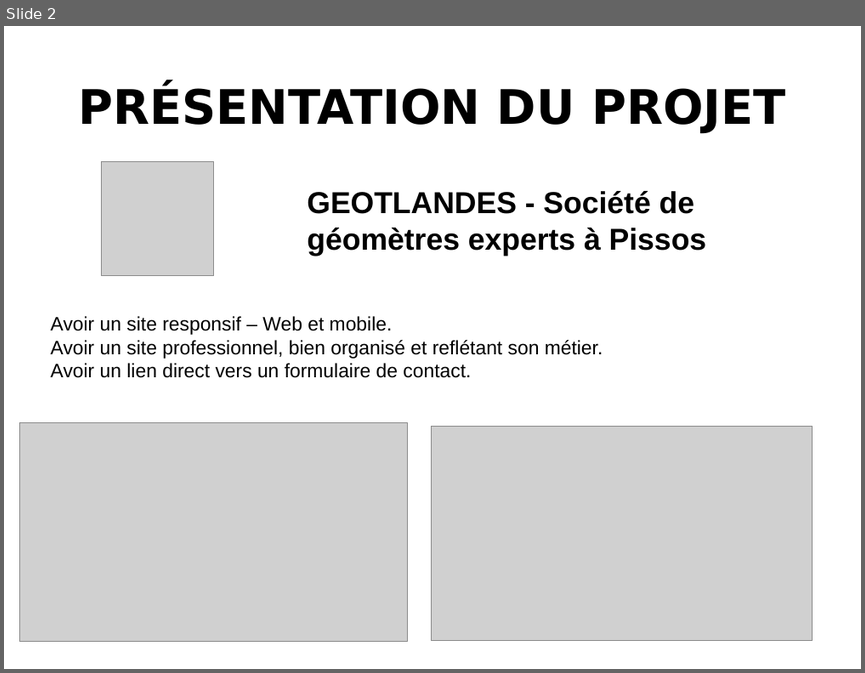
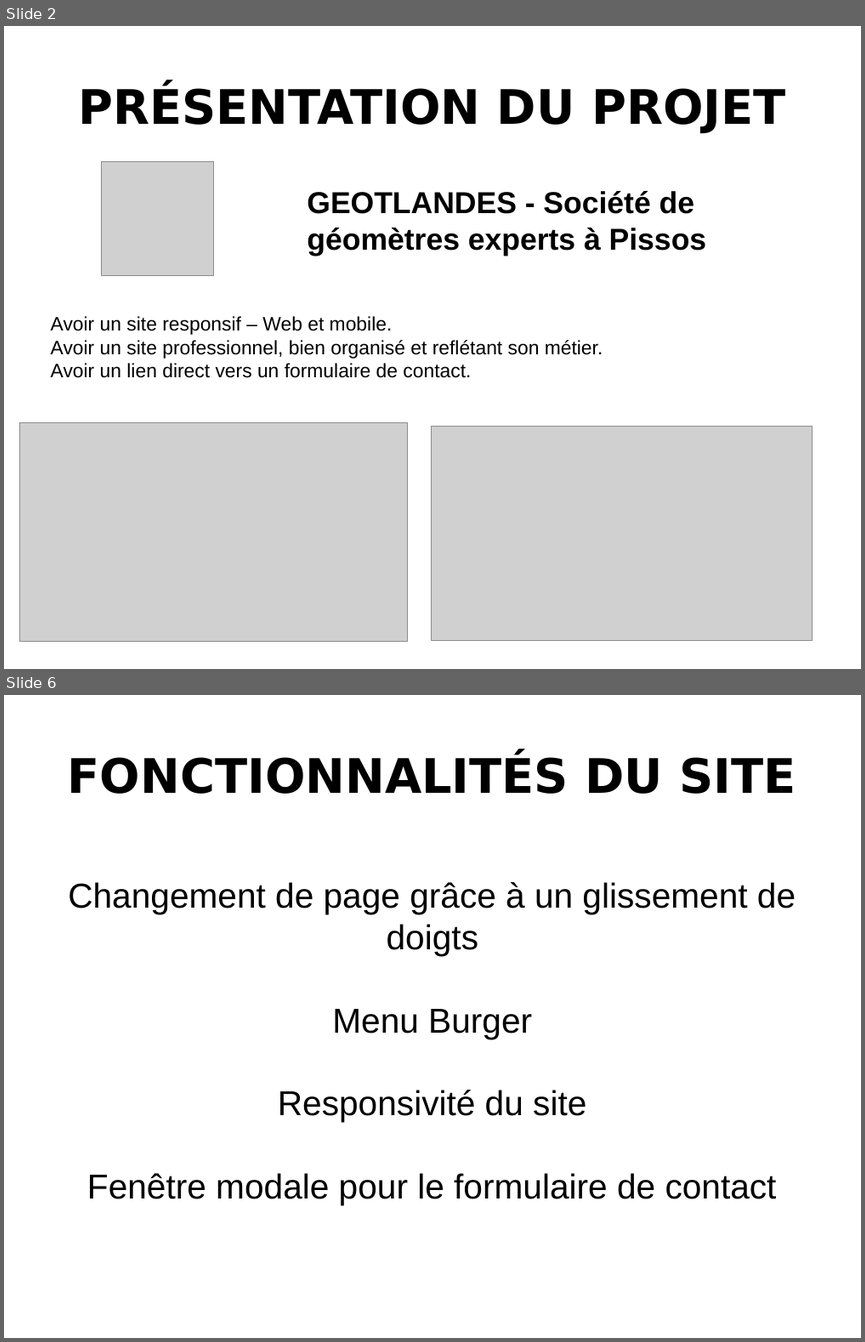
Before and after one commit to KatsuKumi/GeotLandes_WCS, a slide deck: Diapo.odp. Shown one above the other, each under a label of ours: slide 2 before the commit, slides 2 and 6 after it; the slides between them are not shown. The pictures are 865x673 and 865x1342 pixels, drawn with LibreOffice and Linux fonts; fonts in the diff are those of the drawing; grey boxes stand for pictures. Boxes give left, top, right and bottom in pixels: in the first picture for what was removed or moved away, otherwise in the second. Text is boxed around its words. In the diff, an @@ line names an element or a change of style, - is before the commit and + after.

```diff
--- a/Diapo.odp
+++ b/Diapo.odp
@@ slide 6 added at (4, 695, 861, 1338), background #FFFFFF @@
@@ title added at (68, 755, 796, 794), 44 pt, text #000000, bold @@
+FONCTIONNALITÉS DU SITE
@@ subtitle added at (68, 882, 795, 1205), 32 pt, text #000000 @@
+Changement de page grâce à un glissement de doigts
+Menu Burger
+Responsivité du site
+Fenêtre modale pour le formulaire de contact
```
Also in this commit, not shown: 1 slide changed, 4 other slides added, 14 other files.
